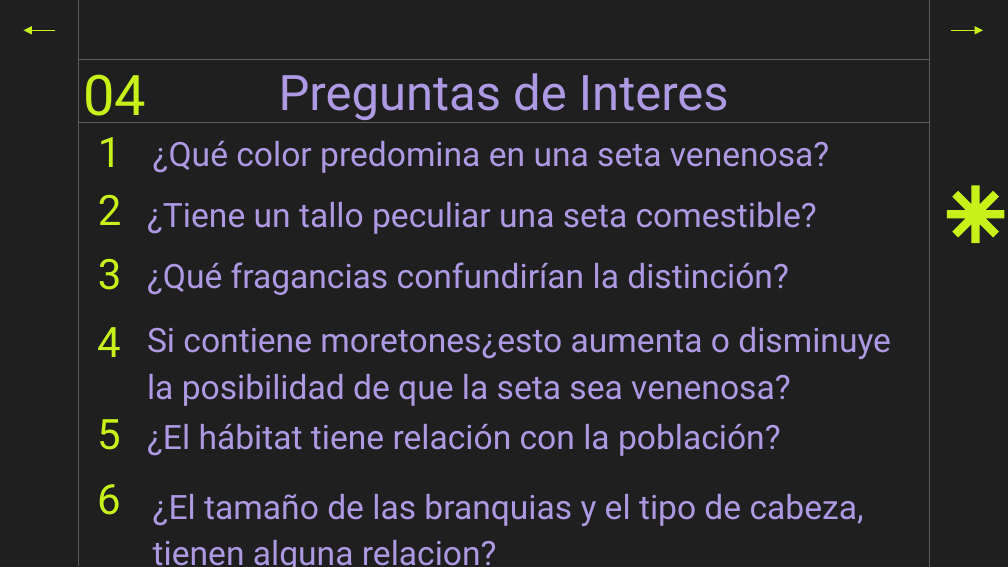
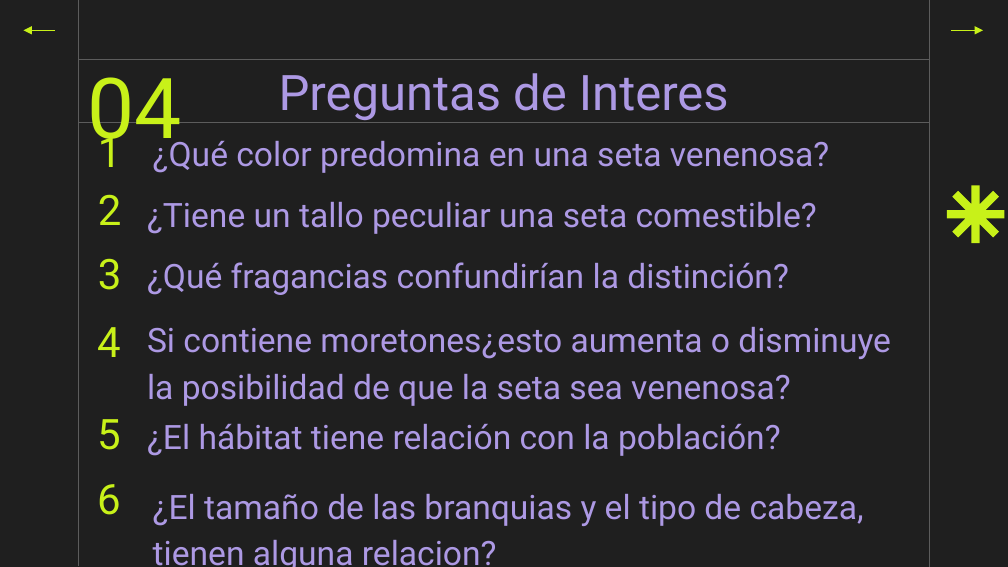
Before and after one commit to Sikriolc/DSCoder, a slide deck: slide 7 of DesafioFinalDS/Presentacion Final.pptx (slide 8 before the commit). Drawn at 1008x567 pixels with LibreOffice and Linux fonts; fonts in the diff are those of the drawing. Boxes give left, top, right and bottom in pixels: in the first picture for what was removed or moved away, otherwise in the second. Text is boxed around its words. In the diff, an @@ line names an element or a change of style, - is before the commit and + after.

```diff
--- a/DesafioFinalDS/Presentacion Final.pptx
+++ b/DesafioFinalDS/Presentacion Final.pptx
@@ ellipse "04" resized from (x1=47, y1=59, x2=181, y2=126) to (x1=23, y1=51, x2=246, y2=157) @@
@@ ellipse "04" at (x1=23, y1=51, x2=246, y2=157): size 40 to 60 pt @@
```
Also in this commit, not shown: 1 slide removed.
